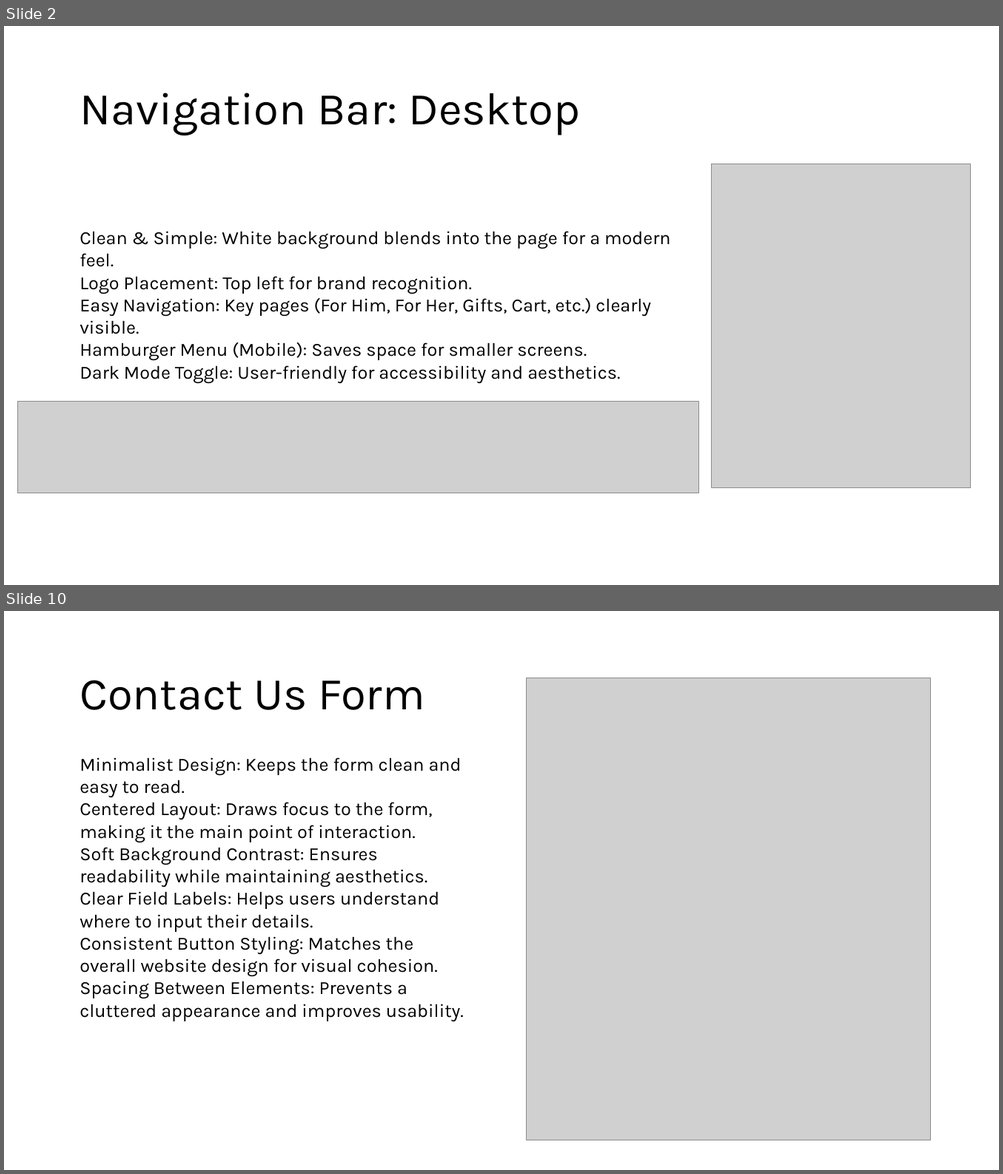
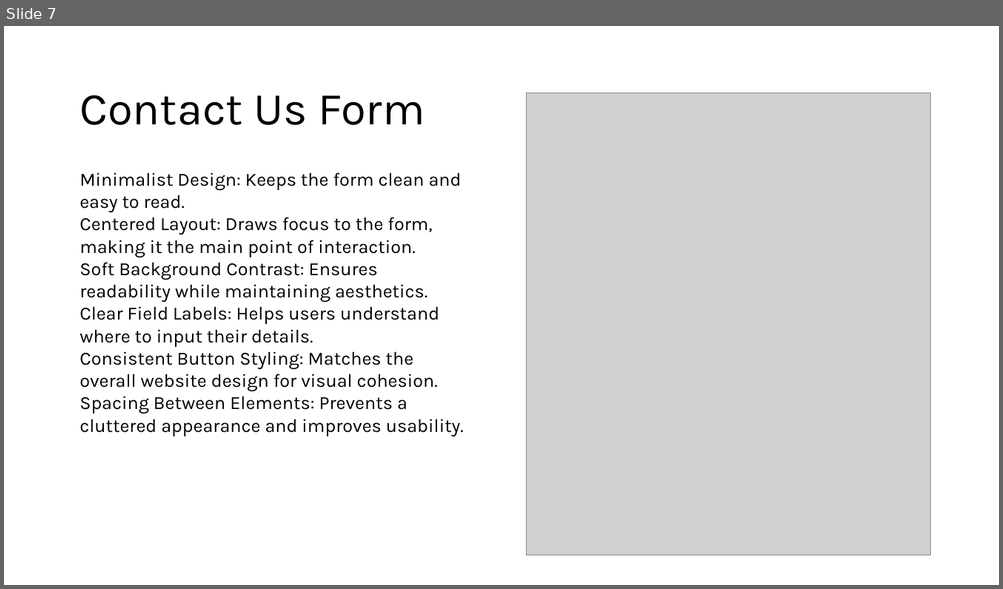
Before and after one commit to Ria-Herwadkar/Perfume-website, a slide deck: Website powerpoint.pptx. Shown one above the other, each under a label of ours: slides 2 and 10 before the commit, slide 7 after it; the slides between them are not shown. The pictures are 1003x1174 and 1003x589 pixels, drawn with LibreOffice and Linux fonts; fonts in the diff are those of the drawing; grey boxes stand for pictures. Boxes give left, top, right and bottom in pixels: in the first picture for what was removed or moved away, otherwise in the second. Text is boxed around its words. In the diff, an @@ line names an element or a change of style, - is before the commit and + after.

```diff
--- a/Website powerpoint.pptx
+++ b/Website powerpoint.pptx
@@ slide 2 removed at [4, 26, 999, 585], background #FFFFFF @@
@@ title removed at [79, 93, 580, 136] @@
-Navigation Bar: Desktop
@@ picture removed at [711, 164, 970, 488] @@
@@ text removed at [79, 231, 670, 383] @@
-Clean & Simple: White background blends into the page for a modern feel.
-Logo Placement: Top left for brand recognition.
-Easy Navigation: Key pages (For Him, For Her, Gifts, Cart, etc.) clearly visible.
-Hamburger Menu (Mobile): Saves space for smaller screens.
-Dark Mode Toggle: User-friendly for accessibility and aesthetics.
@@ picture removed at [17, 401, 698, 493] @@
@@ what was slide 10 is now slide 7 @@
```
Also in this commit, not shown: 3 slides changed, 4 slides added, 6 other slides removed, 23 other files.
